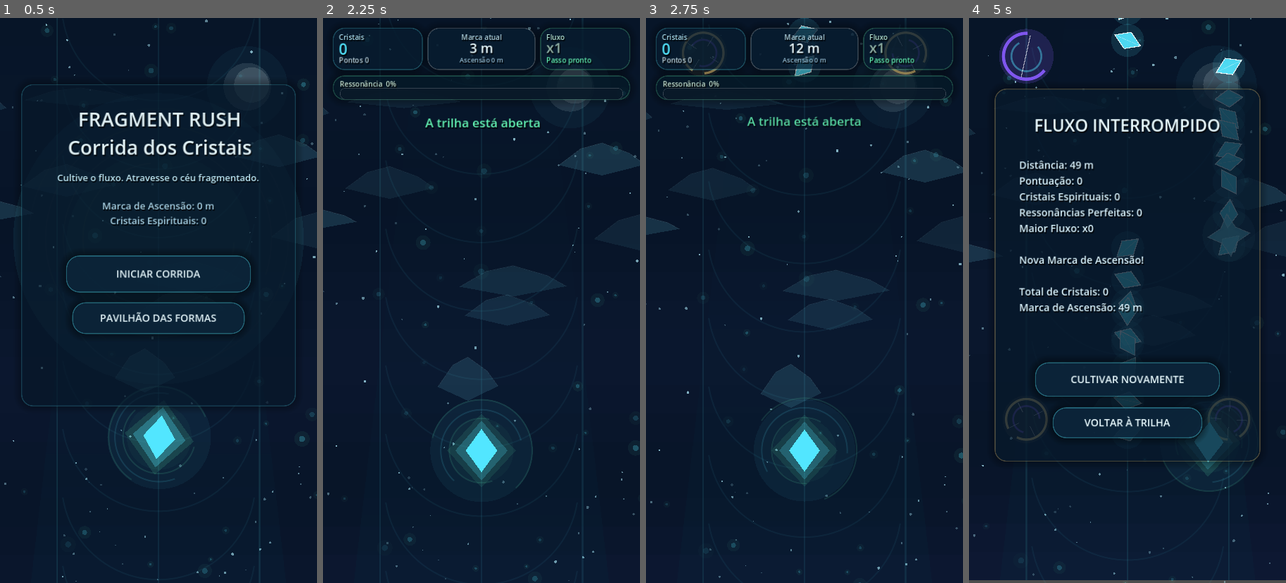
Above: before the commit, frames 1-4 (left to right).
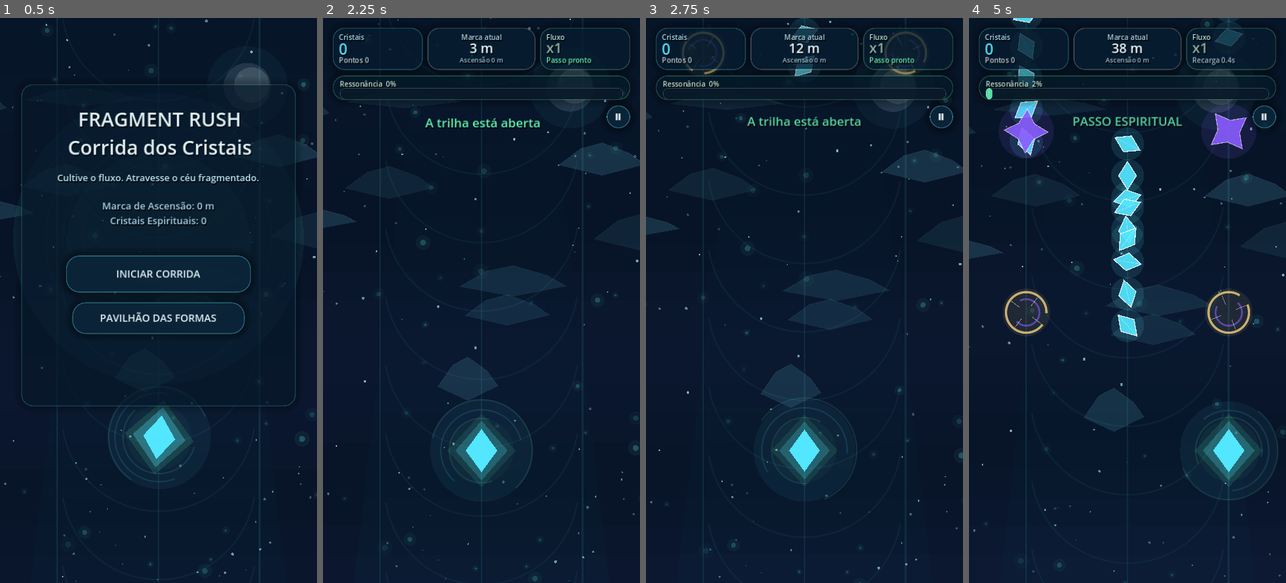
Above: after the commit, the same moments.

Repository: wesley956/corrida-de-cristais
Game: Godot game, scene res://scenes/Main.tscn
Two runs of this game, one before a commit and one after it. Both use one fixed random seed, a clock stepped at 60 frames per second and the inputs below.
Inputs (mouse positions are in pixels of both pictures, inside the frame that each line leads up to):
- Up to frame 1 (0.5 s): no input
- Up to frame 2 (2.25 s): click "PAVILHÃO DAS FORMAS" at 0.5 s; click "VOLTAR" at 1.25 s; click "INICIAR CORRIDA" at 2 s
- Up to frame 3 (2.75 s): no input
- Up to frame 4 (5 s): click (1263, 119) at 2.75 s, where only the run after the commit has a clickable "Ⅱ"; click (1127, 294) at 3.5 s, where only the run after the commit has a clickable "CONTINUAR"; move the mouse to (1197, 272) at 4.27 s; hold Right (move_right) from 4.28 s (still down); hold Up (dash) from 4.28 s (still down); click (1197, 272) at 4.42 s; tap Space (ui_accept) at 4.52 s

Frame 1 is identical in both runs. In frame 2, less than 0.1% of the frame differs, in the area x 89-97%, y 15-20%; in frame 3, less than 0.1%; in frame 4, 19%, in the area x 0-100%, y 0-100%.

Commit message:
Adiciona estado de fluxo e tela de pausa

Diff:
--- a/fragment-rush/scripts/Main.gd
+++ b/fragment-rush/scripts/Main.gd
@@ -1,7 +1,7 @@
 extends Node2D
 
 # Fragment Rush: Corrida dos Cristais
-# v0.4 - Premium UI + Impact FX
+# v0.5 - Flow State + Pause + Gameplay Polish
 # Runner mobile com atmosfera wuxia/cultivation: fluxo, ressonancia e ascensao.
 
 const SAVE_PATH: String = "user://fragment_rush_save.json"
@@ -31,6 +31,7 @@
 var menu_layer: CanvasLayer
 var result_layer: CanvasLayer
 var shop_layer: CanvasLayer
+var pause_layer: CanvasLayer
 
 var score_label: Label
 var crystal_label: Label
@@ -46,6 +47,7 @@
 var menu_card: Panel
 var result_card: Panel
 var shop_card: Panel
+var pause_card: Panel
 
 var title_label: Label
 var subtitle_label: Label
@@ -58,6 +60,12 @@
 var result_stats: Label
 var restart_button: Button
 var menu_button: Button
+
+var pause_title: Label
+var pause_info_label: Label
+var pause_button: Button
+var resume_button: Button
+var pause_menu_button: Button
 
 var entities: Array[Dictionary] = []
 var stars: Array[Dictionary] = []
@@ -100,6 +108,8 @@
 var flash_alpha: float = 0.0
 var combo_pop_timer: float = 0.0
 var title_breathe: float = 0.0
+var flow_timer: float = 0.0
+var flow_activations: int = 0
 
 func _ready() -> void:
 	rng.randomize()
@@ -124,7 +134,7 @@
 	update_impact_fx(real_delta)
 	if screen == "game":
 		update_game(game_delta, real_delta)
-	else:
+	elif screen != "pause":
 		update_menu_motion(real_delta)
 	update_screen_shake(real_delta)
 	queue_redraw()
@@ -155,6 +165,11 @@
 			touch_start = drag_event.position
 
 func _input(event: InputEvent) -> void:
+	if event.is_action_pressed("ui_cancel"):
+		if screen == "game":
+			pause_game()
+		elif screen == "pause":
+			resume_game()
 	if screen == "game":
 		if event.is_action_pressed("move_left"):
 			move_lane(-1)
@@ -206,6 +221,8 @@
 	add_child(result_layer)
 	shop_layer = CanvasLayer.new()
 	add_child(shop_layer)
+	pause_layer = CanvasLayer.new()
+	add_child(pause_layer)
 
 	# HUD - glassmorphism espiritual
 	var hud_left_panel: Panel = make_panel(Vector2(22, 22), Vector2(205, 96), Color(0.03, 0.12, 0.20, 0.72), Color(C_CELESTIAL.r, C_CELESTIAL.g, C_CELESTIAL.b, 0.26))
@@ -252,11 +269,15 @@
 	status_label.size = Vector2(VIEW_W, 70)
 	hud_layer.add_child(status_label)
 
+	pause_button = make_button("Ⅱ", Vector2(644, 198), Vector2(54, 52))
+	pause_button.add_theme_font_size_override("font_size", 22)
+	pause_button.pressed.connect(pause_game)
+	hud_layer.add_child(pause_button)
+
 	# Menu principal
 	menu_card = make_panel(Vector2(48, 150), Vector2(624, 730), Color(0.03, 0.11, 0.19, 0.62), Color(C_CELESTIAL.r, C_CELESTIAL.g, C_CELESTIAL.b, 0.22))
 	menu_layer.add_child(menu_card)
-	title_label = make_label("FRAGMENT RUSH
-Corrida dos Cristais", 44, Vector2(0, 48), C_PEARL)
+	title_label = make_label("FRAGMENT RUSH\nCorrida dos Cristais", 44, Vector2(0, 48), C_PEARL)
 	title_label.horizontal_alignment = HORIZONTAL_ALIGNMENT_CENTER
 	title_label.size = Vector2(624, 118)
 	subtitle_label = make_label("Cultive o fluxo. Atravesse o céu fragmentado.", 21, Vector2(58, 182), Color(0.78, 0.95, 1.0, 1.0))
@@ -296,6 +317,24 @@
 	close_shop_button.pressed.connect(show_menu)
 	shop_card.add_child(shop_info_label)
 	shop_card.add_child(close_shop_button)
+
+	# Tela de pausa
+	pause_card = make_panel(Vector2(72, 305), Vector2(576, 515), Color(0.03, 0.11, 0.19, 0.76), Color(C_JADE.r, C_JADE.g, C_JADE.b, 0.30))
+	pause_layer.add_child(pause_card)
+	pause_title = make_label("FLUXO PAUSADO", 38, Vector2(0, 48), C_PEARL)
+	pause_title.horizontal_alignment = HORIZONTAL_ALIGNMENT_CENTER
+	pause_title.size = Vector2(576, 72)
+	pause_info_label = make_label("Respire.\nA trilha continua quando você voltar.", 22, Vector2(56, 144), Color(0.82, 0.96, 1.0, 0.92))
+	pause_info_label.horizontal_alignment = HORIZONTAL_ALIGNMENT_CENTER
+	pause_info_label.size = Vector2(464, 96)
+	resume_button = make_button("CONTINUAR", Vector2(88, 284), Vector2(400, 76))
+	pause_menu_button = make_button("VOLTAR AO MENU", Vector2(108, 382), Vector2(360, 68))
+	resume_button.pressed.connect(resume_game)
+	pause_menu_button.pressed.connect(show_menu)
+	for node in [pause_title, pause_info_label, resume_button, pause_menu_button]:
+		pause_card.add_child(node)
+	pause_layer.visible = false
+
 func make_panel(pos: Vector2, size_panel: Vector2, bg: Color, border: Color) -> Panel:
 	var panel: Panel = Panel.new()
 	panel.position = pos
@@ -461,6 +500,7 @@
 	menu_layer.visible = false
 	result_layer.visible = false
 	shop_layer.visible = false
+	pause_layer.visible = false
 	hud_layer.visible = true
 	entities.clear()
 	particles.clear()
@@ -468,6 +508,8 @@
 	afterimages.clear()
 	flash_alpha = 0.0
 	combo_pop_timer = 0.0
+	flow_timer = 0.0
+	flow_activations = 0
 	player_lane = 1
 	target_x = screen_lane_x(player_lane)
 	player.position = Vector2(target_x, PLAYER_Y)
@@ -500,15 +542,48 @@
 	menu_layer.visible = true
 	result_layer.visible = false
 	shop_layer.visible = false
+	pause_layer.visible = false
 	hud_layer.visible = false
-	best_label.text = "Marca de Ascensão: %d m
-Cristais Espirituais: %d" % [int(best_distance), total_crystals]
+	best_label.text = "Marca de Ascensão: %d m\nCristais Espirituais: %d" % [int(best_distance), total_crystals]
+
+func pause_game() -> void:
+	if screen != "game":
+		return
+	screen = "pause"
+	hud_layer.visible = false
+	pause_layer.visible = true
+	menu_layer.visible = false
+	result_layer.visible = false
+	shop_layer.visible = false
+
+func resume_game() -> void:
+	if screen != "pause":
+		return
+	screen = "game"
+	hud_layer.visible = true
+	pause_layer.visible = false
+
+func activate_flow_state() -> void:
+	flow_timer = 5.8
+	flow_activations += 1
+	resonance_value = 100.0
+	invulnerable_timer = maxf(invulnerable_timer, 1.2)
+	flash_alpha = maxf(flash_alpha, 0.20)
+	camera_shake = maxf(camera_shake, 8.0)
+	combo_pop_timer = 1.0
+	spawn_afterimage(player.position, C_GOLD, 0.55)
+	spawn_shockwave(player.position, C_GOLD, 48.0, 260.0, 0.72)
+	show_status("ESTADO DE FLUXO", C_GOLD)
+	for _i in range(28):
+		var particle_pos: Vector2 = player.position + Vector2(rng.randf_range(-72.0, 72.0), rng.randf_range(-64.0, 64.0))
+		spawn_particle(particle_pos, Color(C_GOLD.r, C_GOLD.g, C_GOLD.b, 0.82), 7, 0.58)
 
 func show_shop() -> void:
 	screen = "shop"
 	menu_layer.visible = false
 	result_layer.visible = false
 	shop_layer.visible = true
+	pause_layer.visible = false
 	hud_layer.visible = false
 	var lines: Array[String] = []
 	lines.append("PAVILHÃO DAS FORMAS")
@@ -536,8 +611,18 @@
 	difficulty += real_delta * 0.018
 	speed = minf(820.0, 390.0 + distance * 0.03 + difficulty * 42.0)
 	distance += speed * delta * 0.045
-	score += int(14.0 * delta * (1.0 + float(combo) * 0.08))
-	resonance_value = maxf(0.0, resonance_value - real_delta * 2.5)
+	var flow_multiplier: float = 1.65 if flow_timer > 0.0 else 1.0
+	score += int(14.0 * delta * (1.0 + float(combo) * 0.08) * flow_multiplier)
+	if flow_timer > 0.0:
+		flow_timer = maxf(0.0, flow_timer - real_delta)
+		invulnerable_timer = maxf(invulnerable_timer, 0.08)
+		resonance_value = maxf(0.0, resonance_value - real_delta * 8.0)
+		if rng.randf() < 0.38:
+			spawn_afterimage(player.position, C_JADE, 0.25)
+	else:
+		resonance_value = maxf(0.0, resonance_value - real_delta * 2.5)
+	if resonance_value >= 100.0 and flow_timer <= 0.0:
+		activate_flow_state()
 	if dash_cooldown > 0.0:
 		dash_cooldown -= real_delta
 	if dash_timer > 0.0:
@@ -550,7 +635,8 @@
 	player.position.x = lerpf(player.position.x, target_x, minf(1.0, 14.0 * real_delta))
 	player.rotation = lerpf(player.rotation, (target_x - player.position.x) * 0.003, 8.0 * real_delta)
 	var dash_scale: float = 0.14 if dash_timer > 0.0 else 0.0
-	player.scale = Vector2.ONE * (1.0 + sin(run_time * 9.0) * 0.025 + dash_scale)
+	var flow_scale: float = 0.08 if flow_timer > 0.0 else 0.0
+	player.scale = Vector2.ONE * (1.0 + sin(run_time * 9.0) * 0.025 + dash_scale + flow_scale)
 	player_core.color = skin_color(selected_skin)
 	player_glow.color = Color(C_CELESTIAL.r, C_CELESTIAL.g, C_CELESTIAL.b, 0.22 + clampf(resonance_value / 100.0, 0.0, 0.18))
 	player_ring.color = Color(C_JADE.r, C_JADE.g, C_JADE.b, 0.10 + clampf(resonance_value / 120.0, 0.0, 0.20))
@@ -558,6 +644,8 @@
 		spawn_particle(player.position, Color(C_JADE.r, C_JADE.g, C_JADE.b, 0.82), 9, 0.42)
 		if rng.randf() < 0.55:
 			spawn_afterimage(player.position, player_core.color, 0.30)
+	if flow_timer > 0.0 and rng.randf() < 0.50:
+		spawn_particle(player.position + Vector2(rng.randf_range(-68.0, 68.0), rng.randf_range(-24.0, 62.0)), Color(C_GOLD.r, C_GOLD.g, C_GOLD.b, 0.46), 3, 0.36)
 	if speed > 560.0 and rng.randf() < 0.08:
 		spawn_particle(player.position + Vector2(rng.randf_range(-42.0, 42.0), rng.randf_range(26.0, 72.0)), Color(C_CELESTIAL.r, C_CELESTIAL.g, C_CELESTIAL.b, 0.34), 2, 0.28)
 
@@ -584,10 +672,16 @@
 	hud_best_label.text = "Ascensão %d m" % int(best_distance)
 	combo_label.text = "x%d" % max(combo, 1)
 	var dash_ready: bool = dash_cooldown <= 0.0
-	dash_label.text = "Passo pronto" if dash_ready else "Recarga %.1fs" % maxf(dash_cooldown, 0.0)
-	dash_label.add_theme_color_override("font_color", C_JADE if dash_ready else Color(0.78, 0.92, 1.0, 0.78))
-	resonance_label.text = "Ressonância  %d%%" % int(clampf(resonance_value, 0.0, 100.0))
-	resonance_bar.value = clampf(resonance_value, 0.0, 100.0)
+	if flow_timer > 0.0:
+		dash_label.text = "Fluxo %.1fs" % flow_timer
+		dash_label.add_theme_color_override("font_color", C_GOLD)
+		resonance_label.text = "Estado de Fluxo  %.1fs" % flow_timer
+		resonance_bar.value = 100.0
+	else:
+		dash_label.text = "Passo pronto" if dash_ready else "Recarga %.1fs" % maxf(dash_cooldown, 0.0)
+		dash_label.add_theme_color_override("font_color", C_JADE if dash_ready else Color(0.78, 0.92, 1.0, 0.78))
+		resonance_label.text = "Ressonância  %d%%" % int(clampf(resonance_value, 0.0, 100.0))
+		resonance_bar.value = clampf(resonance_value, 0.0, 100.0)
 	if combo >= 2:
 		combo_label.add_theme_color_override("font_color", C_GOLD)
 	else:
@@ -720,6 +814,8 @@
 
 func collect_crystal(e: Dictionary) -> void:
 	var multiplier: int = 2 if combo >= 8 else 1
+	if flow_timer > 0.0:
+		multiplier += 1
 	var value: int = int(e.get("value", 1))
 	crystals_run += value * multiplier
 	score += 30 * multiplier
@@ -776,8 +872,9 @@
 	result_layer.visible = true
 	menu_layer.visible = false
 	shop_layer.visible = false
+	pause_layer.visible = false
 	var new_mark: String = "\nNova Marca de Ascensão!" if int(distance) >= int(best_distance) else ""
-	result_stats.text = "Distância: %d m\nPontuação: %d\nCristais Espirituais: %d\nRessonâncias Perfeitas: %d\nMaior Fluxo: x%d\n%s\n\nTotal de Cristais: %d\nMarca de Ascensão: %d m" % [int(distance), score, crystals_run, perfect_grazes, combo, new_mark, total_crystals, int(best_distance)]
+	result_stats.text = "Distância: %d m\nPontuação: %d\nCristais Espirituais: %d\nRessonâncias Perfeitas: %d\nEstados de Fluxo: %d\nMaior Fluxo: x%d\n%s\n\nTotal de Cristais: %d\nMarca de Ascensão: %d m" % [int(distance), score, crystals_run, perfect_grazes, flow_activations, max(combo, 1), new_mark, total_crystals, int(best_distance)]
 	camera_shake = 17.0
 
 func show_status(text: String, color: Color) -> void:
@@ -941,9 +1038,10 @@
 	if screen != "game":
 		return
 	var speed_factor: float = clampf((speed - 390.0) / 430.0, 0.0, 1.0)
-	if speed_factor <= 0.02 and dash_timer <= 0.0:
+	if speed_factor <= 0.02 and dash_timer <= 0.0 and flow_timer <= 0.0:
 		return
-	var alpha: float = 0.055 + speed_factor * 0.08
+	var flow_boost: float = 0.10 if flow_timer > 0.0 else 0.0
+	var alpha: float = 0.055 + speed_factor * 0.08 + flow_boost
 	for i in range(14):
 		var x: float = rng.randf_range(36.0, VIEW_W - 36.0)
 		var y: float = fmod(pulse_time * (330.0 + speed * 0.16) + float(i) * 96.0, VIEW_H + 120.0) - 80.0
@@ -985,6 +1083,10 @@
 	draw_rect(Rect2(Vector2.ZERO, Vector2(VIEW_W, VIEW_H)), Color(C_PEARL.r, C_PEARL.g, C_PEARL.b, flash_alpha * 0.35))
 	draw_rect(Rect2(Vector2.ZERO, Vector2(VIEW_W, 90.0)), Color(C_CELESTIAL.r, C_CELESTIAL.g, C_CELESTIAL.b, flash_alpha * 0.28))
 	draw_rect(Rect2(Vector2(0.0, VIEW_H - 90.0), Vector2(VIEW_W, 90.0)), Color(C_JADE.r, C_JADE.g, C_JADE.b, flash_alpha * 0.22))
+	if flow_timer > 0.0:
+		var edge_alpha: float = 0.035 + 0.025 * sin(pulse_time * 7.0)
+		draw_rect(Rect2(Vector2.ZERO, Vector2(8.0, VIEW_H)), Color(C_GOLD.r, C_GOLD.g, C_GOLD.b, edge_alpha))
+		draw_rect(Rect2(Vector2(VIEW_W - 8.0, 0.0), Vector2(8.0, VIEW_H)), Color(C_GOLD.r, C_GOLD.g, C_GOLD.b, edge_alpha))
 
 func draw_cultivation_background() -> void:
 	draw_rect(Rect2(Vector2.ZERO, Vector2(VIEW_W, VIEW_H)), C_DEEP_SKY)
@@ -1078,6 +1180,8 @@
 	if player == null:
 		return
 	var aura_power: float = clampf(resonance_value / 100.0, 0.0, 1.0)
+	if flow_timer > 0.0:
+		aura_power = 1.0
 	var breathe: float = 1.0 + sin(pulse_time * 3.2) * 0.05
 	var p: Vector2 = player.position
 	draw_circle(p, 112.0 * breathe + aura_power * 32.0, Color(C_CELESTIAL.r, C_CELESTIAL.g, C_CELESTIAL.b, 0.055 + aura_power * 0.08))
@@ -1087,6 +1191,9 @@
 		var start_angle: float = pulse_time * (0.55 + float(i) * 0.08) + float(i) * 0.9
 		var arc_color: Color = C_JADE if i % 2 == 0 else C_CELESTIAL
 		draw_arc(p, r, start_angle, start_angle + PI * 1.18, 64, Color(arc_color.r, arc_color.g, arc_color.b, 0.12 + aura_power * 0.10), 2.0, true)
+	if flow_timer > 0.0:
+		draw_circle(p, 158.0 + sin(pulse_time * 6.0) * 8.0, Color(C_GOLD.r, C_GOLD.g, C_GOLD.b, 0.10))
+		draw_arc(p, 148.0, -pulse_time * 1.2, -pulse_time * 1.2 + PI * 1.55, 96, Color(C_GOLD.r, C_GOLD.g, C_GOLD.b, 0.26), 3.0, true)
 	if dash_timer > 0.0:
 		draw_circle(p, 132.0, Color(C_JADE.r, C_JADE.g, C_JADE.b, 0.10))
 
